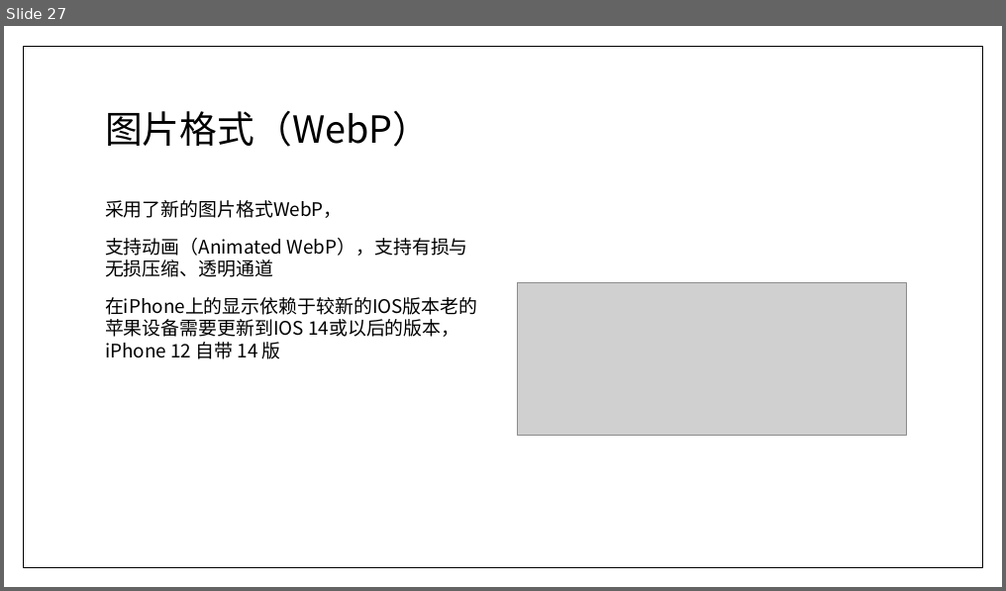
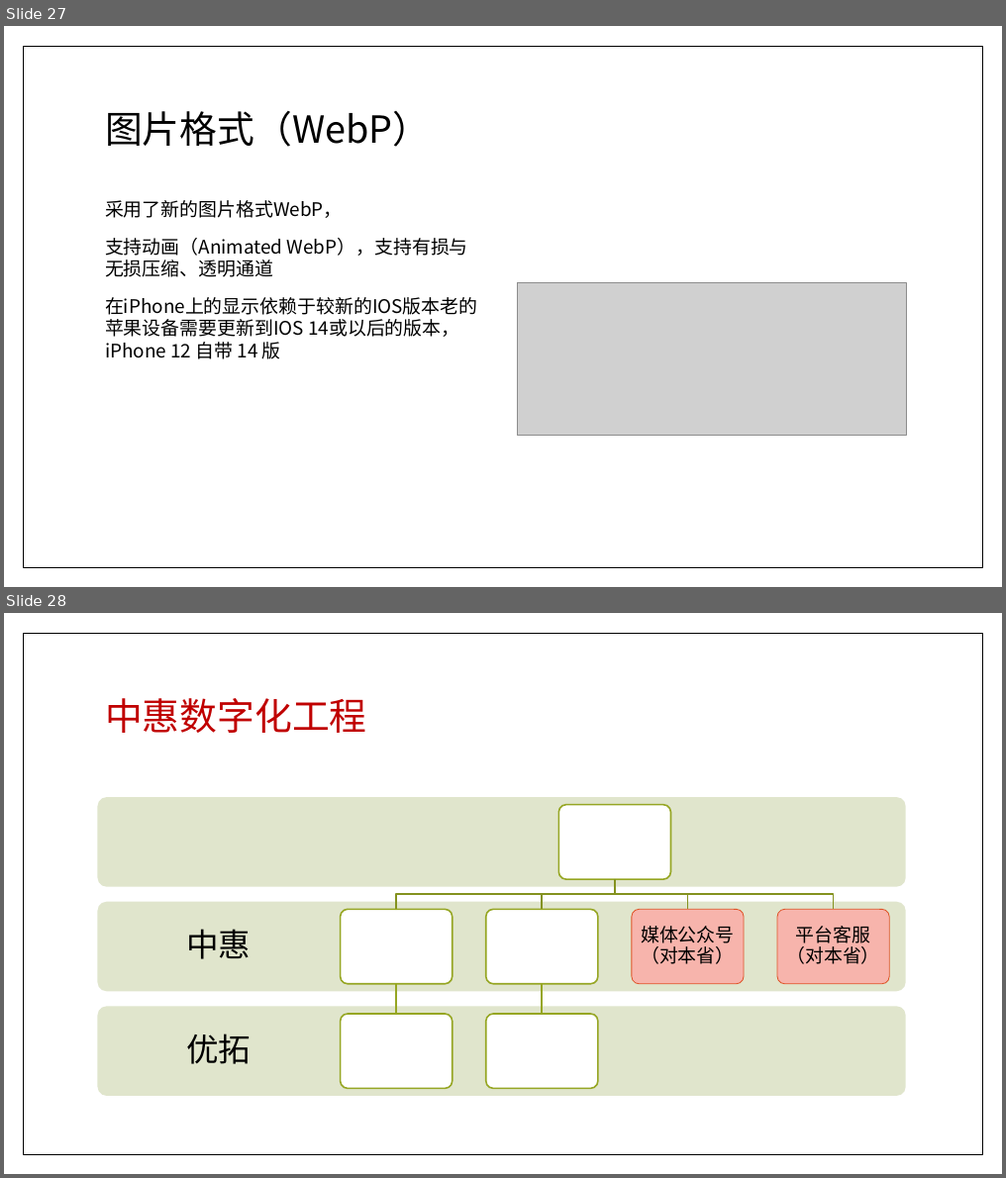
Before and after one commit to jzgi/chainsmart, a slide deck: Docs/品链供销.pptx. Shown one above the other, each under a label of ours: slide 27 before the commit, slides 27 and 28 after it. The pictures are 1006x591 and 1006x1178 pixels, drawn with LibreOffice and Linux fonts; fonts in the diff are those of the drawing; grey boxes stand for pictures. Boxes give left, top, right and bottom in pixels: in the first picture for what was removed or moved away, otherwise in the second. Text is boxed around its words. In the diff, an @@ line names an element or a change of style, - is before the commit and + after.

```diff
--- a/Docs/品链供销.pptx
+++ b/Docs/品链供销.pptx
@@ slide 28 added at bbox=[4, 613, 1002, 1174], background #FFFFFF; not listed: 1 template element that a slide beside it also shows @@
@@ title added at bbox=[105, 698, 367, 733], 36 pt, text #C00000 @@
+中惠数字化工程
@@ group added at bbox=[98, 797, 906, 1096]: 10 rounded rectangles, 6 freeform shapes, 4 texts @@
+优拓
+中惠
+媒体公众号
+（对本省）
+平台客服
+（对本省）
```
Also in this commit, not shown: 1 slide changed, 17 other files.
